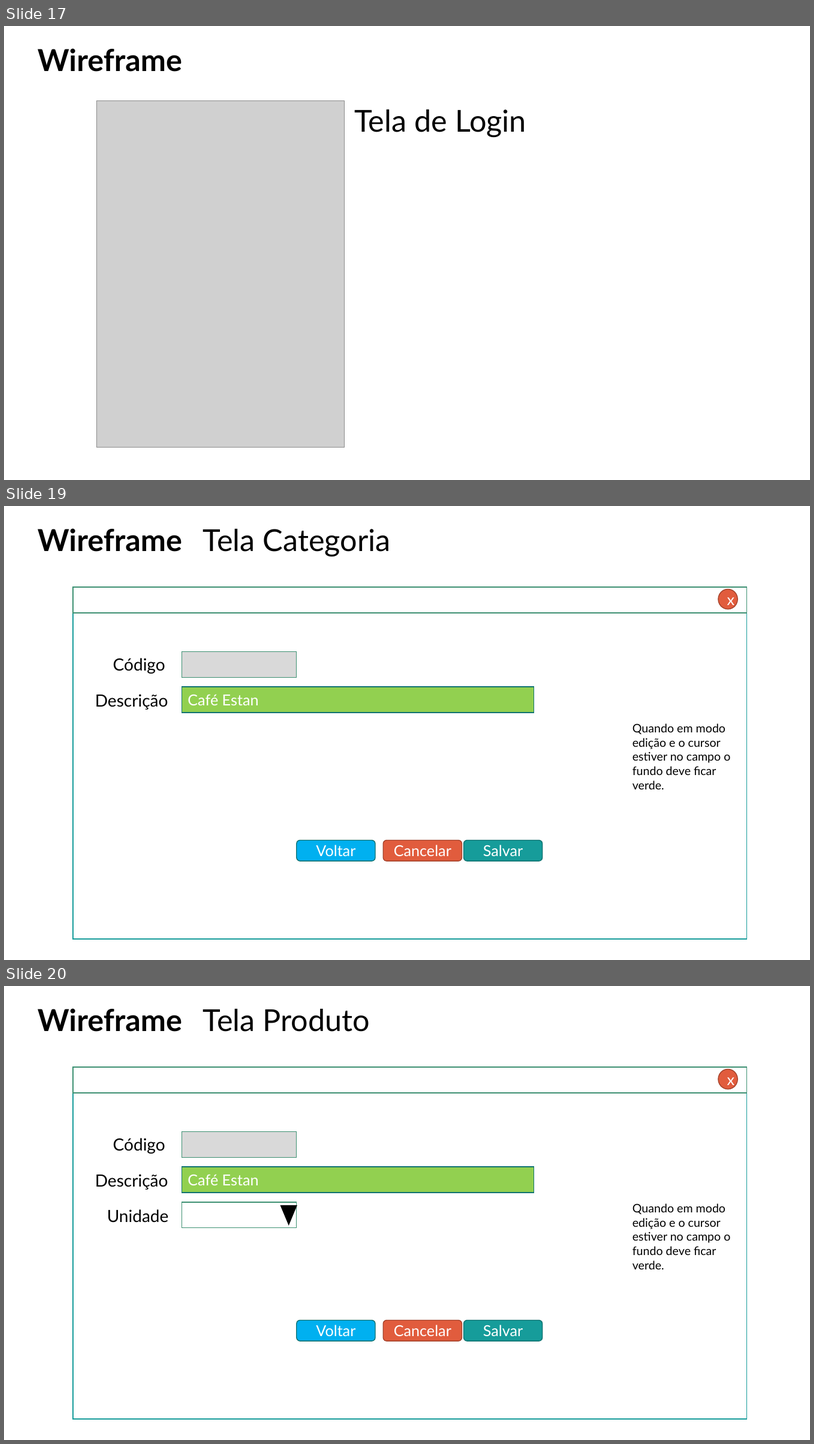
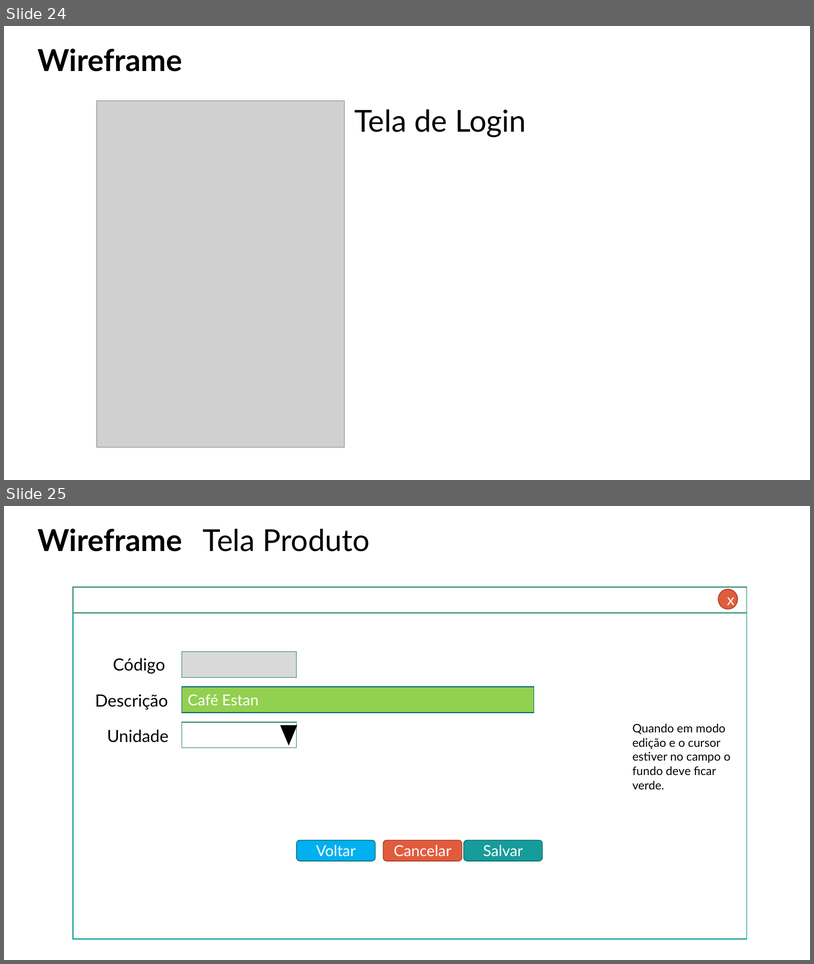
Before and after one commit to cauan1746/almoxarifadoCavinques, a slide deck: Documentacao/ModelagemSistema_TemplateInicial.pptx. Shown one above the other, each under a label of ours: slides 17, 19 and 20 before the commit, slides 24 and 25 after it; the slides between them are not shown. The pictures are 814x1444 and 814x964 pixels, drawn with LibreOffice and Linux fonts; fonts in the diff are those of the drawing; grey boxes stand for pictures. Boxes give left, top, right and bottom in pixels: in the first picture for what was removed or moved away, otherwise in the second. Text is boxed around its words. In the diff, an @@ line names an element or a change of style, - is before the commit and + after.

```diff
--- a/Documentacao/ModelagemSistema_TemplateInicial.pptx
+++ b/Documentacao/ModelagemSistema_TemplateInicial.pptx
@@ slide 19 removed at bbox=[4, 506, 810, 960], background #FFFFFF @@
@@ text removed at bbox=[38, 528, 182, 552] @@
-Wireframe
@@ title removed at bbox=[203, 529, 391, 556] @@
-Tela Categoria
@@ rectangle removed at bbox=[73, 587, 747, 939] @@
@@ rectangle removed at bbox=[73, 587, 747, 613] @@
@@ ellipse removed at bbox=[719, 589, 738, 609] @@
-x
@@ text removed at bbox=[113, 658, 165, 673] @@
-Código
@@ rectangle removed at bbox=[182, 652, 297, 678] @@
@@ text removed at bbox=[95, 694, 168, 709] @@
-Descrição
@@ rectangle removed at bbox=[182, 687, 534, 713] @@
-Café Estan
@@ text removed at bbox=[633, 723, 731, 789] @@
-Quando em modo edição e o cursor estiver no campo o fundo deve ficar verde.
@@ rounded rectangle removed at bbox=[297, 840, 375, 861] @@
-Voltar
@@ rounded rectangle removed at bbox=[383, 840, 462, 861] @@
-Cancelar
@@ rounded rectangle removed at bbox=[464, 840, 542, 861] @@
-Salvar
@@ what was slide 17 is now slide 24 @@
@@ what was slide 20 is now slide 25 @@
```
Also in this commit, not shown: 5 slides changed, 7 slides added, 1 other slide removed, 2 other files.
